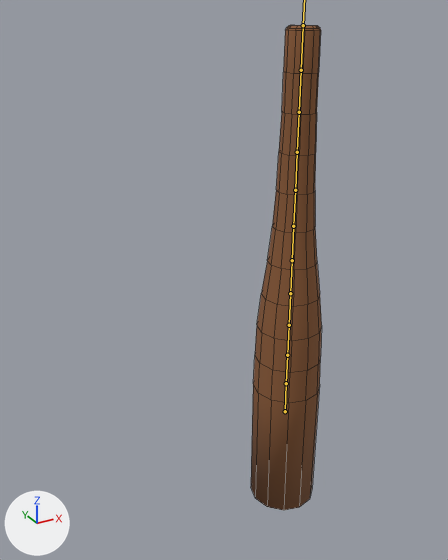
What one commit did to the FBX model froggyfocus/Assets/FlawLizArt/Eldritch/tentacle.fbx.
Rendered twice from a 50 mm lens placed at (-9.32, -13.04, 10.4), pointed at (-1.2, 1.72, 3.02). Every picture has the same lights, and +X, +Y and +Z are marked at lower left. The bones that bend it are drawn over the model as lines. Mesh edges are drawn as thin lines.

Objects in the first picture: 'tentacle'.
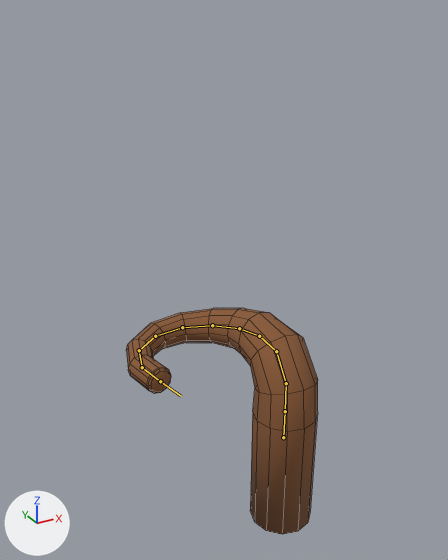
The newer file adds an action. The first version stands in its rest pose; the second is drawn at frame 1 of the action 'Armature|in_pain'.

Boxes (x1, y1, x2, y2) around the edits, measured in the pictures (448 x 560 px):
'tentacle', posed (168% wider, 53% shorter): before (251, 25, 322, 510); after (126, 308, 318, 534)
bone 'Root', root to tip: before (285, 411) to (286, 383); after (283, 437) to (285, 411)
bone 'Limb.002', root to tip: before (287, 355) to (289, 325); after (286, 383) to (276, 351)
bone 'Limb.003', root to tip: before (289, 325) to (290, 293); after (276, 351) to (259, 336)
bone 'Limb.004', root to tip: before (290, 293) to (292, 260); after (259, 336) to (239, 328)
bone 'Limb.005', root to tip: before (292, 260) to (293, 226); after (239, 328) to (212, 325)
bone 'Limb.006', root to tip: before (293, 226) to (295, 190); after (212, 325) to (182, 327)
bone 'Limb.007', root to tip: before (295, 190) to (297, 152); after (182, 327) to (155, 336)
bone 'Limb.008', root to tip: before (297, 152) to (299, 112); after (155, 336) to (139, 350)
bone 'Limb.009', root to tip: before (299, 112) to (301, 70); after (139, 350) to (142, 367)
bone 'Limb.010', root to tip: before (301, 70) to (303, 25); after (142, 367) to (160, 381)

What the commit changed:
Bone 'Root' (bone_root) moves from (0.0, 0.0, 0.0) to (0.0, -1.0, 0.0).
Bone 'Limb.002' (bone_limb_002) turns from (0, 0, 0) to (-35, 0, 0) degrees about its own x, y and z.
Bone 'Limb.003' (bone_limb_003) turns from (0, 0, 0) to (-53, 0, 0) degrees about its own x, y and z.
Bone 'Limb.004' (bone_limb_004) turns from (0, 0, 0) to (-11, 0, 9) degrees about its own x, y and z.
Bone 'Limb.005' (bone_limb_005) turns from (0, 0, 0) to (1, -4, 27) degrees about its own x, y and z.
Bone 'Limb.006' (bone_limb_006) turns from (0, 0, 0) to (0, -2, 23) degrees about its own x, y and z.
Bone 'Limb.007' (bone_limb_007) turns from (0, 0, 0) to (2, -3, 32) degrees about its own x, y and z.
Bone 'Limb.008' (bone_limb_008) turns from (0, 0, 0) to (0, -1, 33) degrees about its own x, y and z.
Bone 'Limb.009' (bone_limb_009) turns from (0, 0, 0) to (1, -1, 38) degrees about its own x, y and z.
Bone 'Limb.010' (bone_limb_010) turns from (0, 0, 0) to (1, 0, 28) degrees about its own x, y and z.
